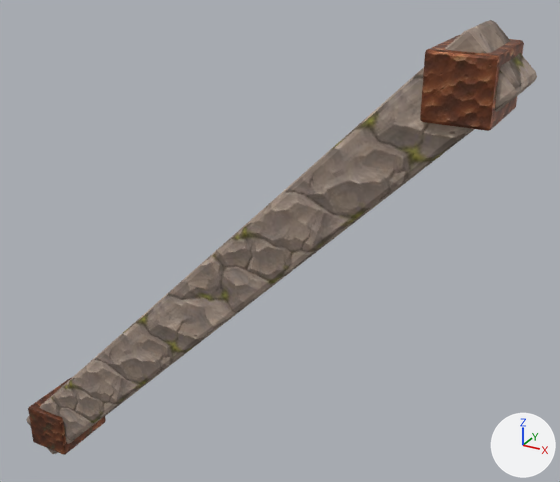
An edit to the glTF model assets/models/build/brace__cut_stone.glb, drawn before and after from the same camera.
Before and after are seen from a 50 mm lens placed at (1.46, -2.18, 2.34), pointed at (0.17, 0.18, 1.17). The axes (+X, +Y, +Z) are drawn at lower right. The lights are the same throughout. The older version comes first. Vertices at exactly the same position are counted once.

Names of what the first picture shows: 'model'.
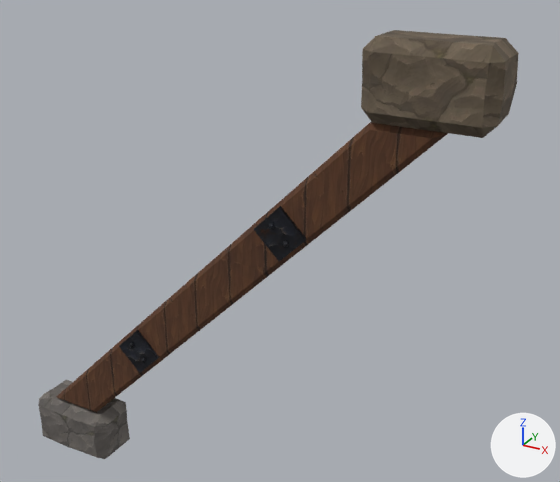
Boxes [x1, y1, x2, y2] around the edits, measured in the pictures (560 x 482 px):
'model', reshaped, recoloured: before [27, 20, 537, 455]; after [38, 30, 519, 459]
part 1 of me_cube_002, rebuilt (51% wider, 12% taller): before [420, 35, 524, 131]; after [361, 30, 519, 138]
part 2 of me_cube_002, rebuilt (23% narrower, 33% shorter): before [27, 20, 537, 454]; after [56, 122, 448, 412]
part 3 of me_cube_002, rebuilt (18% wider): before [28, 378, 106, 455]; after [38, 380, 130, 459]
part 4 of me_cube_002, added: after [119, 206, 307, 373]

What the commit changed:
Picture 'wood_dark' (img_wood_dark) is new.
Picture 'warmstone_b' (img_warmstone_b) is new.
Picture 'greystone_a' (img_greystone_a) is new.
Picture 'iron_dark' (img_iron_dark) is new.
Material 'wood_dark' (mat_wood_dark) is new.
Its texture is img_wood_dark.
Its roughness is 0.9.
Material 'warmstone_b' (mat_warmstone_b) is new.
Its texture is img_warmstone_b.
Its roughness is 0.9.
Material 'greystone_a' (mat_greystone_a) is new.
Its texture is img_greystone_a.
Its roughness is 0.9.
Material 'iron_dark' (mat_iron_dark) is new.
Its texture is img_iron_dark.
Its metallic is 0.6.
Its roughness is 0.45.
me_cube_002 is used by ob_model.
me_cube_002 had 168 vertices, 324 faces and spanned x -1.03..1.03, y -0.14..0.14, z -0.03..2.03.
me_cube_002 no longer uses material mat_copper_c (picture img_copper_c).
me_cube_002 no longer uses material mat_stone_c (picture img_stone_c).
me_cube_002 no longer uses material mat_copper_a (picture img_copper_a).
me_cube_002 now has 428 vertices, 796 faces and spans x -0.99..0.99, y -0.11..0.11, z 0.01..1.99.
me_cube_002 part 1: the loose piece of 56 vertices spanning x 0.78..0.98, y -0.14..0.14, z 1.78..1.98 is rebuilt with 54 vertices and now spans x 0.57..0.99, y -0.11..0.11, z 1.74..1.99, in mat_warmstone_b (picture img_warmstone_b).
me_cube_002 part 2: the loose piece of 56 vertices spanning x -1.03..1.03, y -0.12..0.12, z -0.03..2.03 is rebuilt with 16 vertices and now spans x -0.87..0.84, y -0.08..0.08, z 0.26..1.74, in mat_wood_dark (picture img_wood_dark).
me_cube_002 part 3: the loose piece of 56 vertices spanning x -0.98..-0.78, y -0.14..0.14, z 0.02..0.22 is rebuilt with 54 vertices and now spans x -0.99..-0.57, y -0.11..0.11, z 0.01..0.26, in mat_greystone_a (picture img_greystone_a).
Part 4, on me_cube_002:
32 vertices are added at x -0.44..0.41, y -0.09..0.09, z 0.58..1.42.
48 new faces join them, mat_iron_dark (picture img_iron_dark).
Other edits to the shape of me_cube_002 do not show in these pictures.
me_cube_002 gains material mat_iron_dark (picture img_iron_dark).
me_cube_002 gains material mat_greystone_a (picture img_greystone_a).
me_cube_002 gains material mat_warmstone_b (picture img_warmstone_b).
me_cube_002 gains material mat_wood_dark (picture img_wood_dark).
